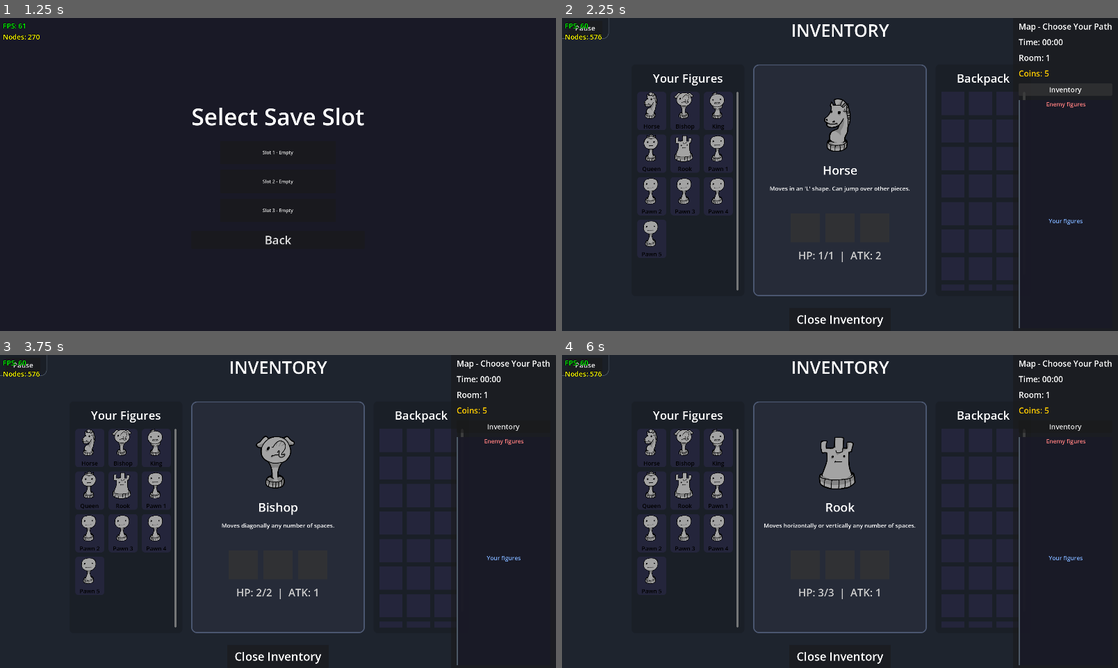
Above: before the commit, frames 1-4 (two rows, left to right).
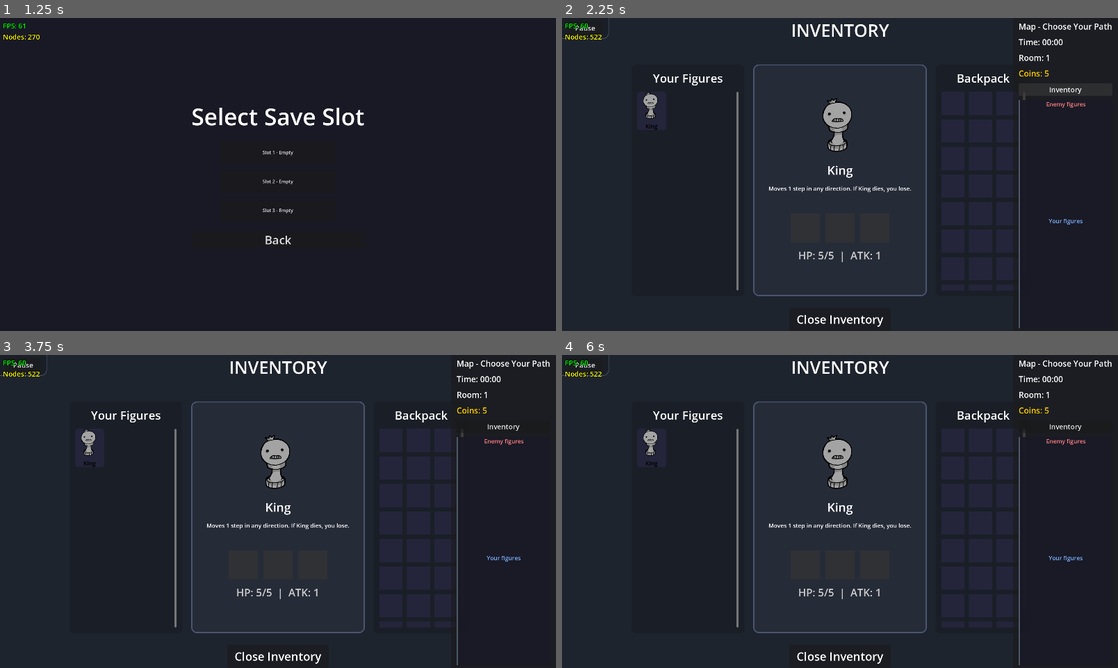
Above: after the commit, the same moments.

Repository: VAXVORTEX/Chessodd
Game: Godot game, scene res://Main.tscn
The game is run twice, just before and just after one commit, with the same random seed, the same clock (stepped at 60 frames per second) and the same inputs.
Inputs (mouse positions are in pixels of both pictures, inside the frame that each line leads up to):
- Up to frame 1 (1.25 s): click "Play" at 0.5 s
- Up to frame 2 (2.25 s): click "Slot 1 - Empty" at 1.25 s; click "Inventory" at 2 s
- Up to frame 3 (3.75 s): click (88, 442) at 2.77 s; click (122, 442) at 3.52 s
- Up to frame 4 (6 s): click (717, 442) at 4.27 s; click (650, 486) at 5.02 s; click (684, 486) at 5.77 s

Frame 1 is identical in both runs. In frame 2, 2.2% of the frame differs, in the area x 5-63%, y 5-78%; in frame 3, 2.2%; in frame 4, 2.4%, in the area x 5-64%, y 5-78%.

Commit message:
temp: also comment out pieces in start_new_run

Diff:
--- a/Main.gd
+++ b/Main.gd
@@ -376,14 +376,14 @@
 	for child in board_node.get_children():
 		if child != overlay and child != map_king and child is Sprite2D:
 			child.queue_free()
-	EnemySpawner.spawn_piece(self, 0, ROWS - 1, true, PieceType.KNIGHT)
-	EnemySpawner.spawn_piece(self, 1, ROWS - 1, true, PieceType.BISHOP)
+	#EnemySpawner.spawn_piece(self, 0, ROWS - 1, true, PieceType.KNIGHT)
+	#EnemySpawner.spawn_piece(self, 1, ROWS - 1, true, PieceType.BISHOP)
 	EnemySpawner.spawn_piece(self, 2, ROWS - 1, true, PieceType.KING)
-	EnemySpawner.spawn_piece(self, 3, ROWS - 1, true, PieceType.QUEEN)
-	EnemySpawner.spawn_piece(self, 4, ROWS - 1, true, PieceType.ROOK)
-
-	for i in range(COLS):
-		EnemySpawner.spawn_piece(self, i, ROWS - 2, true, PieceType.PAWN)
+	#EnemySpawner.spawn_piece(self, 3, ROWS - 1, true, PieceType.QUEEN)
+	#EnemySpawner.spawn_piece(self, 4, ROWS - 1, true, PieceType.ROOK)
+
+	#for i in range(COLS):
+	#	EnemySpawner.spawn_piece(self, i, ROWS - 2, true, PieceType.PAWN)
 	map_manager.generate_map()
 	start_map_mode()
 	save_game_state()
